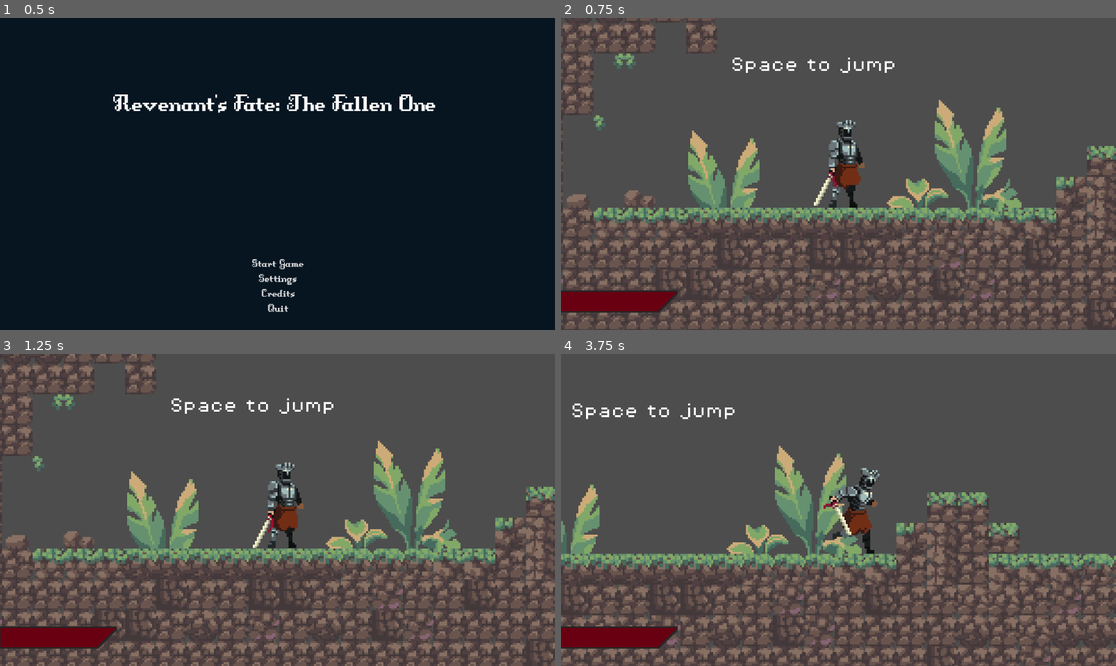
Above: before the commit, frames 1-4 (two rows, left to right).
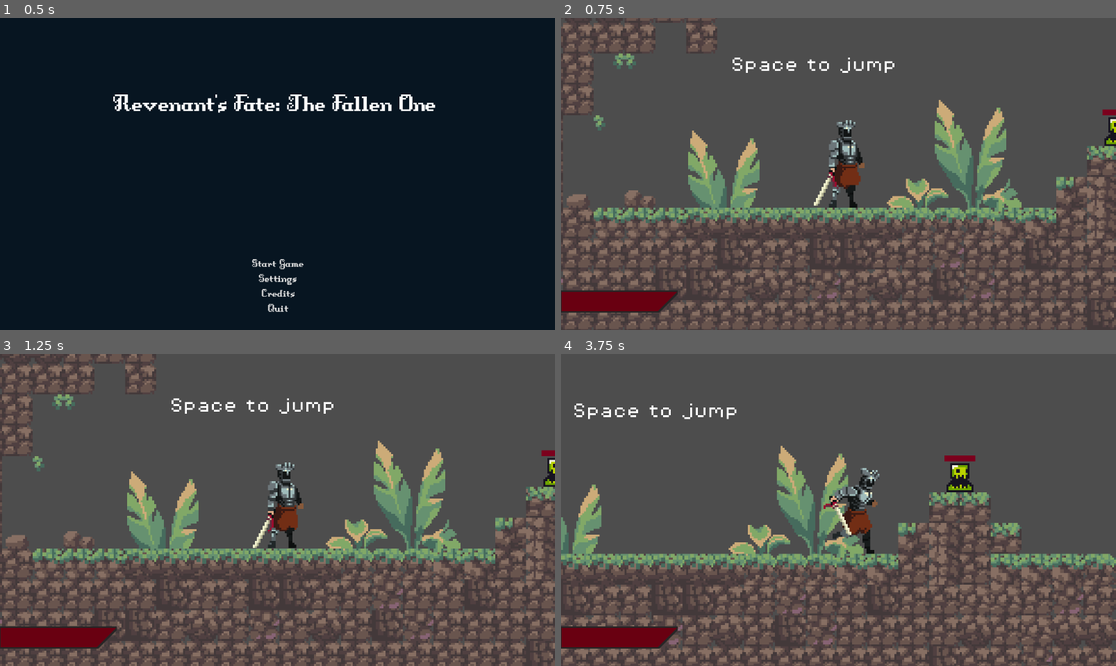
Above: after the commit, the same moments.

Repository: Zawartus/GodotProject
Game: Godot game, scene res://Scenes/Ui/menu/main_menu.tscn
Two runs of this game, one before a commit and one after it. Both use one fixed random seed, a clock stepped at 60 frames per second and the inputs below.
Inputs:
- Up to frame 1 (0.5 s): no input
- Up to frame 2 (0.75 s): click "Start Game" at 0.5 s
- Up to frame 3 (1.25 s): no input
- Up to frame 4 (3.75 s): hold D (move_right) 1.28-2.78 s; tap Space (jump) at 1.52, 2.27 s; hold A (move_left) 2.78-3.53 s; hold D (move_right) from 3.53 s (still down)

Frame 1 is identical in both runs. In frame 2, 0.2% of the frame differs, in the area x 97-100%, y 29-41%; in frame 3, 0.2%; in frame 4, 13%, in the area x 0-100%, y 15-100%.

Commit message:
Wersja 0.04_VeryEarly_Combat

Diff:
--- a/Scenes/Levels/game.tscn
+++ b/Scenes/Levels/game.tscn
@@ -10,7 +10,8 @@
 [ext_resource type="PackedScene" uid="uid://4mf8sbfqhvwy" path="res://Scenes/coin.tscn" id="6_ahqd5"]
 [ext_resource type="PackedScene" uid="uid://c3p6cx48fmxtf" path="res://Scenes/platform.tscn" id="7_dw2ve"]
 [ext_resource type="PackedScene" uid="uid://dd8ax8yg1frie" path="res://Scenes/slime.tscn" id="8_8u2a7"]
-[ext_resource type="PackedScene" uid="uid://cq858n4d5xaum" path="res://Scenes/Ui/PlayerUI/EnemyBar.tscn" id="9_c11q5"]
+[ext_resource type="PackedScene" uid="uid://cq858n4d5xaum" path="res://Scenes/Ui/bars/EnemyBar.tscn" id="9_c11q5"]
+[ext_resource type="PackedScene" uid="uid://cgxygtqxraa7j" path="res://Scenes/Enemys/Slime.tscn" id="12_xdwyp"]
 
 [sub_resource type="TileSetAtlasSource" id="TileSetAtlasSource_ce5c8"]
 texture = ExtResource("3_q2try")
@@ -650,3 +651,12 @@
 theme_override_fonts/font = ExtResource("2_c11q5")
 theme_override_font_sizes/font_size = 8
 text = "Space to jump"
+
+[node name="Slime_test" parent="." instance=ExtResource("12_xdwyp")]
+position = Vector2(160, -12)
+
+[node name="EnemyBar" parent="Slime_test" instance=ExtResource("9_c11q5")]
+offset_left = -8.0
+offset_top = -7.0
+offset_right = 8.0
+offset_bottom = -4.0
--- a/Scenes/Ui/PlayerUI/EnemyBar.tscn
+++ b/Scenes/Ui/bars/EnemyBar.tscn
@@ -1,6 +1,6 @@
 [gd_scene load_steps=6 format=3 uid="uid://cq858n4d5xaum"]
 
-[ext_resource type="Script" uid="uid://yreyh14o2nt" path="res://Scenes/Ui/PlayerUI/enemy_bar.gd" id="1_q3oso"]
+[ext_resource type="Script" uid="uid://yreyh14o2nt" path="res://Scenes/Ui/bars/enemy_bar.gd" id="1_q3oso"]
 
 [sub_resource type="StyleBoxEmpty" id="StyleBoxEmpty_q3oso"]
 
--- a/Scenes/Ui/PlayerUI/HealthBar.tscn
+++ b/Scenes/Ui/bars/HealthBar.tscn
@@ -1,6 +1,6 @@
 [gd_scene load_steps=6 format=3 uid="uid://bt1nr1fgqrhxn"]
 
-[ext_resource type="Script" uid="uid://btfd6dknrq5au" path="res://Scenes/Ui/PlayerUI/health_bar.gd" id="1_8xc5q"]
+[ext_resource type="Script" uid="uid://btfd6dknrq5au" path="res://Scenes/Ui/bars/health_bar.gd" id="1_8xc5q"]
 
 [sub_resource type="StyleBoxEmpty" id="StyleBoxEmpty_qvdoe"]
 
--- a/Scenes/player.tscn
+++ b/Scenes/player.tscn
@@ -3,7 +3,7 @@
 [ext_resource type="Script" uid="uid://cm20merv7jinv" path="res://scripts/player.gd" id="1_i37ma"]
 [ext_resource type="Texture2D" uid="uid://h8oaiycfxvtm" path="res://Assets/sprites/knight.png" id="1_kec0y"]
 [ext_resource type="Texture2D" uid="uid://21t6onvlynff" path="res://Assets/sprites/KnightSprites/Idle.png" id="2_x3wgy"]
-[ext_resource type="PackedScene" uid="uid://bt1nr1fgqrhxn" path="res://Scenes/Ui/PlayerUI/HealthBar.tscn" id="3_6t5aa"]
+[ext_resource type="PackedScene" uid="uid://bt1nr1fgqrhxn" path="res://Scenes/Ui/bars/HealthBar.tscn" id="3_6t5aa"]
 [ext_resource type="Texture2D" uid="uid://cymxv0i3rre3l" path="res://Assets/sprites/KnightSprites/Jump.png" id="4_3smsa"]
 [ext_resource type="Texture2D" uid="uid://b03anq5h5i8qr" path="res://Assets/sprites/KnightSprites/Run.png" id="5_8erm5"]
 [ext_resource type="Script" uid="uid://ce0hyliplpy0x" path="res://Scenes/HitBox.gd" id="6_3smsa"]
@@ -162,6 +162,8 @@
 }]
 
 [sub_resource type="CapsuleShape2D" id="CapsuleShape2D_3smsa"]
+radius = 13.4193
+height = 28.6613
 
 [sub_resource type="RectangleShape2D" id="RectangleShape2D_olqyp"]
 size = Vector2(18, 46)
@@ -177,18 +179,19 @@
 sprite_frames = SubResource("SpriteFrames_3kaon")
 animation = &"Idle"
 autoplay = "Idle"
+frame_progress = 0.0488071
 
 [node name="HitBox" type="Area2D" parent="AnimatedSprite2D"]
 script = ExtResource("6_3smsa")
 metadata/_custom_type_script = "uid://ce0hyliplpy0x"
 
 [node name="CollisionShape2D" type="CollisionShape2D" parent="AnimatedSprite2D/HitBox"]
-position = Vector2(12.3871, 10.3226)
-rotation = 0.961742
+position = Vector2(20.6452, 10.3226)
+rotation = 1.95151
 shape = SubResource("CapsuleShape2D_3smsa")
 
 [node name="CollisionShape2D" type="CollisionShape2D" parent="."]
-position = Vector2(2, -3)
+position = Vector2(3, -3)
 shape = SubResource("RectangleShape2D_olqyp")
 
 [node name="CanvasLayer" type="CanvasLayer" parent="."]
--- a/scripts/player.gd
+++ b/scripts/player.gd
@@ -39,4 +39,7 @@
 	else:
 		velocity.x = move_toward(velocity.x, 0, SPEED)
 
+	#comabat system
+
+
 	move_and_slide()
Renamed: Scenes/Enemys/Enemy.tscn -> Scenes/Enemys/Slime.tscn
Not shown: 1 places in Scenes/Levels/game.tscn that only renumber resources
Renamed: Scenes/Ui/PlayerUI/PlayerGui.tscn -> Scenes/Ui/bars/PlayerGui.tscn
Renamed: Scenes/Ui/PlayerUI/enemy_bar.gd -> Scenes/Ui/bars/enemy_bar.gd
Renamed: Scenes/Ui/PlayerUI/enemy_bar.gd.uid -> Scenes/Ui/bars/enemy_bar.gd.uid
Renamed: Scenes/Ui/PlayerUI/health_bar.gd -> Scenes/Ui/bars/health_bar.gd
Renamed: Scenes/Ui/PlayerUI/health_bar.gd.uid -> Scenes/Ui/bars/health_bar.gd.uid
